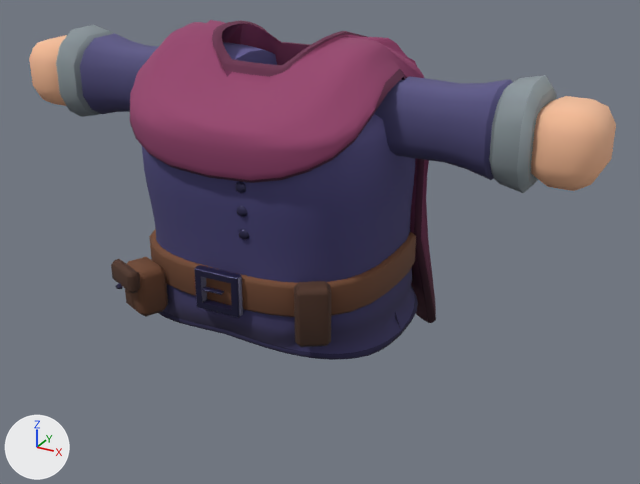
The glTF model assets/custom-heroes/armor/mage_coat.glb: old version first, new version second.
One viewpoint serves both versions: a camera (50 mm lens) standing at (1.37, -2.26, 1.79) and looking at (0.11, 0.04, 0.64). The axes (+X, +Y, +Z) are drawn at lower left. The lights are the same throughout. The picture after the commit comes second. Vertices at exactly the same position are counted once.

The older version as bpy lines, for what is in view:
```python
me_mesh_0 = bpy.data.meshes.new('Mesh_0')
me_mesh_0.from_pydata(...)  # 3306 vertices, 6616 faces; spans x -0.97..0.97, y -0.46..0.43, z 0.29..1.32
# faces by material slot: [4780, 360, 540, 496, 224, 216]
me_mesh_0.materials.append(mat_magecoat_material_1)  # picture img_magecoat_texture
me_mesh_0.materials.append(mat_magecoat_material_2)  # picture img_magecoat_texture
me_mesh_0.materials.append(mat_magecoat_material_3)  # picture img_magecoat_texture
me_mesh_0.materials.append(mat_magecoat_material_4)  # picture img_magecoat_texture
me_mesh_0.materials.append(mat_magecoat_material_5)  # picture img_magecoat_texture
me_mesh_0.materials.append(mat_magecoat_material_6)  # picture img_magecoat_texture
ob_magecoat_armor = bpy.data.objects.new('MageCoat_Armor', me_mesh_0)
ob_magecoat_armor.location = (0.0, 0.0, 0.0)
```
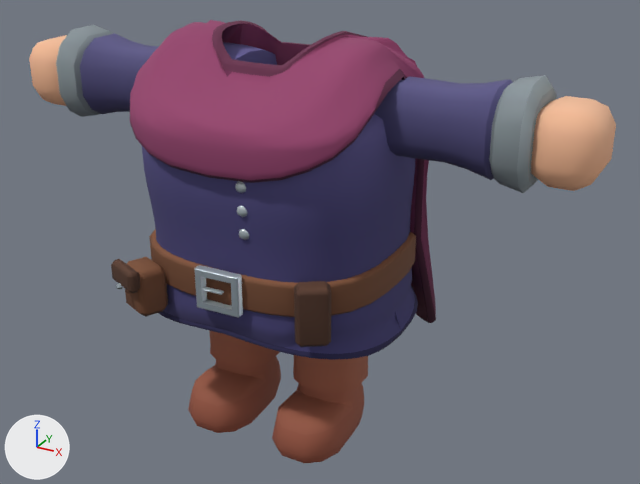
What differs and where, as boxes (x1, y1, x2, y2) in the pictures (640 x 484 px):
'MageCoat_Armor', reshaped (30% taller): before (29, 20, 616, 360); after (29, 20, 616, 463)
part 1 of me_mesh_0, added (brown): after (188, 330, 281, 433)
part 2 of me_mesh_0, added (brown): after (272, 355, 368, 463)
part 3 of me_mesh_0, surface changed: (116, 178, 435, 360) in both

Patch to the scene script:
```diff
--- a/assets/custom-heroes/armor/mage_coat.glb.py
+++ b/assets/custom-heroes/armor/mage_coat.glb.py
@@ mat_magecoat_material_8 @@
+mat_magecoat_material_8 = principled_material('magecoat_material_8')
+mat_magecoat_material_8.texture = img_magecoat_texture
+mat_magecoat_material_8.roughness = 0.85
@@ mat_magecoat_material_7 @@
+mat_magecoat_material_7 = principled_material('magecoat_material_7')
+mat_magecoat_material_7.texture = img_magecoat_texture
+mat_magecoat_material_7.roughness = 0.85
@@ me_mesh_0 @@
 # used by ob_magecoat_armor; location = (0.0, 0.0, 0.0)
-me_mesh_0.from_pydata(...)  # 3306 vertices, 6616 faces; spans x -0.97..0.97, y -0.46..0.43, z 0.29..1.32
+me_mesh_0.from_pydata(...)  # 3728 vertices, 7452 faces; spans x -0.97..0.97, y -0.46..0.43, z 0.0..1.32
+# me_mesh_0 part 1: a new loose piece of 211 vertices spanning x -0.29..-0.05, y -0.26..0.13, z 0.0..0.53
+# me_mesh_0 part 2: a new loose piece of 211 vertices spanning x 0.05..0.29, y -0.26..0.13, z 0.0..0.53
+# me_mesh_0 part 3: 4707 kept faces spanning x -0.43..0.43, y -0.46..0.43, z 0.29..1.31 get new texture (UV) coordinates
 me_mesh_0.materials.append(mat_magecoat_material_1)
@@ me_mesh_0 @@
 me_mesh_0.materials.append(mat_magecoat_material_6)
+me_mesh_0.materials.append(mat_magecoat_material_7)  # picture img_magecoat_texture
+me_mesh_0.materials.append(mat_magecoat_material_8)  # picture img_magecoat_texture
```
